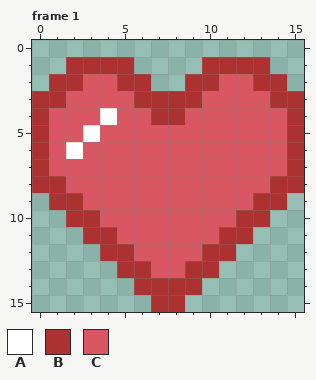
Pixel-art file -- Heart.aseprite. Above is the file before it was changed.
16x16 pixels, 1 frame. Shown: frame 1. The commit also changed other frames, which this record leaves out.
Palette (. is transparent): A #ffffff  B #ac3232  C #d95763
After:
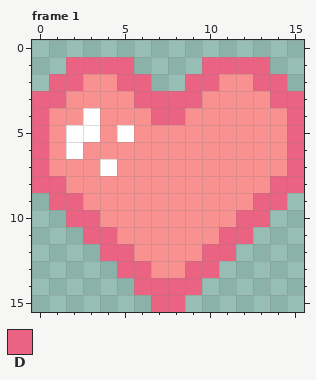
Colours new in this view: D #eb6383
What changed:
Colour C changes from #d95763 to #fa9191.
Frame 1:
Colour C becomes colour A in row 4 at x 3; in row 5 at x 2 and 5; in row 7 at x 4.
Colour A becomes colour C in row 4 at x 4.
Colour B becomes colour D in row 1 at x 2 to 5 and 10 to 13; in row 2 at x 1 to 2, 5 to 6, 9 to 10 and 13 to 14; in row 3 at x 0 to 1, 6 to 9 and 14 to 15; in row 4 at x 0, 7 to 8 and 15; in rows 5 to 7 at x 0 and 15; in row 8 at x 0 to 1 and 14 to 15.
Colour B becomes colour D in row 9 at x 1 to 2 and 13 to 14; in row 10 at x 2 to 3 and 12 to 13; in row 11 at x 3 to 4 and 11 to 12; in row 12 at x 4 to 5 and 10 to 11; in row 13 at x 5 to 6 and 9 to 10; in row 14 at x 6 to 9.
Colour B becomes colour D in row 15 at x 7 to 8.
